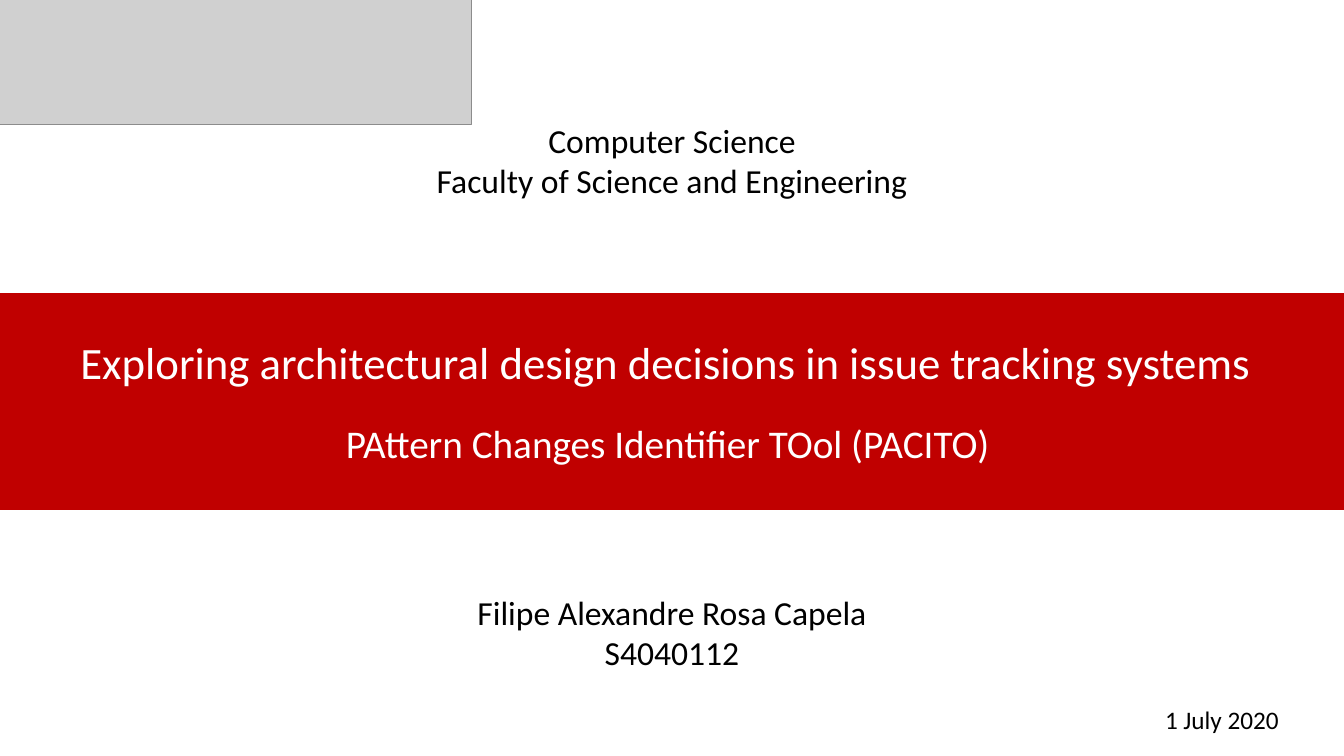
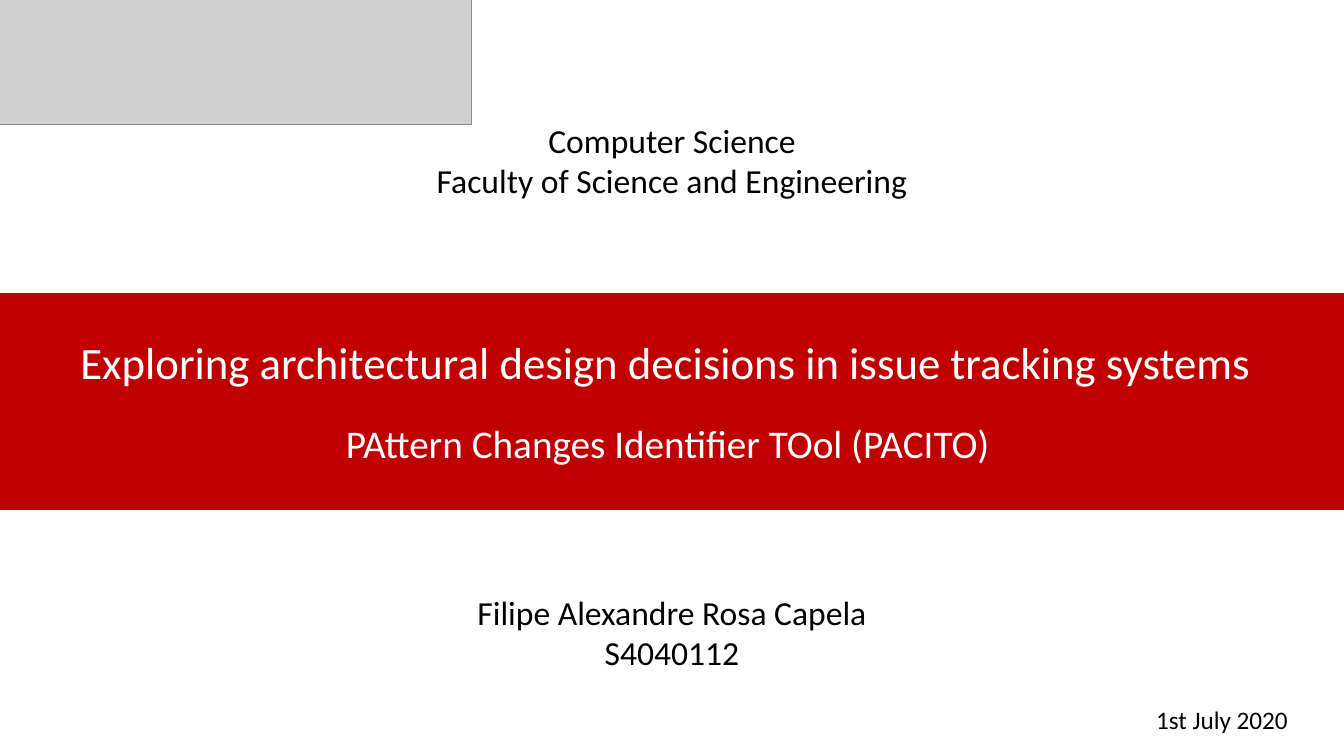
Before and after one commit to FWest98/CS-Software_Maintenance_Evolution-Pacito, a slide deck: slide 1 of Documentation/PACITO_Presentation.pptx. Drawn at 1344x756 pixels with LibreOffice and Linux fonts; fonts in the diff are those of the drawing; grey boxes stand for pictures. Boxes give left, top, right and bottom in pixels: in the first picture for what was removed or moved away, otherwise in the second. Text is boxed around its words. In the diff, an @@ line names an element or a change of style, - is before the commit and + after.

```diff
--- a/Documentation/PACITO_Presentation.pptx
+++ b/Documentation/PACITO_Presentation.pptx
@@ text at <box>1156,711,1288,733</box>: text changed @@
-1 July 2020
+1st July 2020
```
Also in this commit, not shown: 3 other slides changed, 3 other files.
